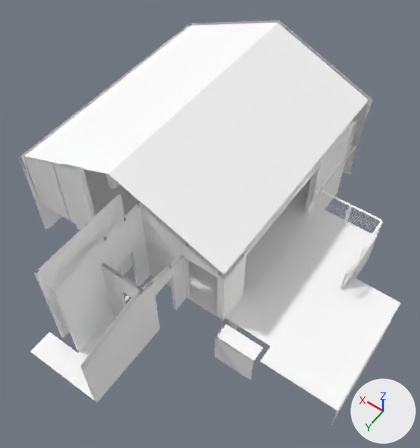
Renders of the glTF model tour/bim2/scene.opt-OS-REMODEL-open4k.glb from each side of a commit.
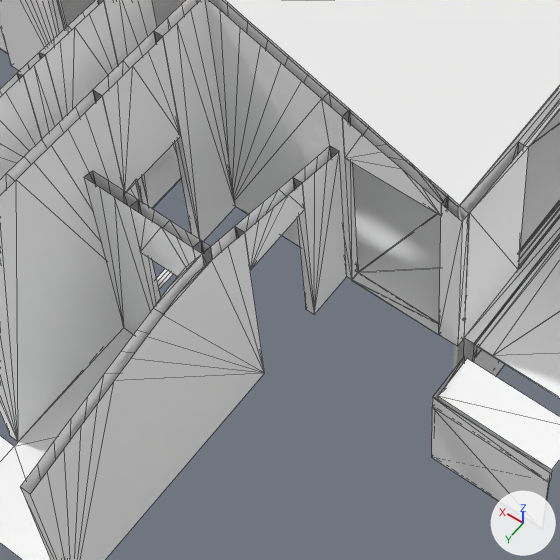
Each version is shown whole from a camera (50 mm lens) standing at (-12.0, 20.4, 55.1) and looking at (11.5, -12.5, 3.5), then close up on the part from 18% to 61% of the width and 46% to 87% of the height. Every picture has the same lights, and +X, +Y and +Z are marked at lower right. The last two pictures show the newer version. The close-ups show mesh edges as thin lines. Vertices at exactly the same position are counted once.

The older version as bpy lines, for what is in view:
```python
me_floors_l1_tile_woodlook_tan = bpy.data.meshes.new('floors|L1|tile-woodlook-tan')
me_floors_l1_tile_woodlook_tan.from_pydata([(14.32, 6.79, 0.01), (9.59, 9.53, 0.01), (9.59, 1.29, 0.01), (14.32, 9.53, 0.01), (18.42, 6.79, 0.01), (18.42, 9.53, 0.01), (14.32, 1.29, 0.01)], [], [(0, 1, 2), (3, 4, 5), (2, 6, 0), (0, 4, 3), (3, 1, 0)])
me_floors_l1_tile_woodlook_tan.materials.append(mat_tile_woodlook_tan)  # white #ffffff
me_openings_l1_door_panel_field = bpy.data.meshes.new('openings|L1|door-panel-field')
me_openings_l1_door_panel_field.from_pydata(...)  # 24 vertices, 30 faces; spans x 16.82..19.66, y -2.93..6.05, z 0.04..6.74
me_openings_l1_door_panel_field.materials.append(mat_door_panel_field)  # white #ffffff
me_walls_l1_paint_int_flat_paint_bm_1472_silver_chain = bpy.data.meshes.new('walls|L1|paint-int-flat#PAINT-BM-1472-SILVER-CHAIN')
me_walls_l1_paint_int_flat_paint_bm_1472_silver_chain.from_pydata(...)  # 426 vertices, 486 faces; spans x 4.4..32.3, y -36.8..9.5, z -5.2..13.6
me_walls_l1_paint_int_flat_paint_bm_1472_silver_chain.materials.append(mat_paint_int_flat_paint_bm_1472_silver_chain)  # white #ffffff
ob_floors_l1_tile_woodlook_tan = bpy.data.objects.new('floors|L1|tile-woodlook-tan', me_floors_l1_tile_woodlook_tan)
ob_floors_l1_tile_woodlook_tan.location = (0.0, 0.0, 0.0)
ob_openings_l1_door_panel_field = bpy.data.objects.new('openings|L1|door-panel-field', me_openings_l1_door_panel_field)
ob_openings_l1_door_panel_field.location = (0.0, 0.0, 0.0)
ob_walls_l1_paint_int_flat_paint_bm_1472_silver_chain = bpy.data.objects.new('walls|L1|paint-int-flat#PAINT-BM-1472-SILVER-CHAIN', me_walls_l1_paint_int_flat_paint_bm_1472_silver_chain)
ob_walls_l1_paint_int_flat_paint_bm_1472_silver_chain.location = (0.0, 0.0, 0.0)
# also in view: 'walls|L1|hardie-lap#paint-ext-body' at (18.4, -20.9, 3.5); 'floors|L1|oak-red-lauzon-vela' at (18.2, -15.0, 0.0); 'site|L1|deck-composite-grey' at (-2.8, -13.7, -0.4); 'site|L1|deck-skirt' at (-2.8, -13.7, -2.4); 'ceilings|L1|gwb-l5#paint-ceiling-flat' at (18.4, -20.9, 10.8)
```
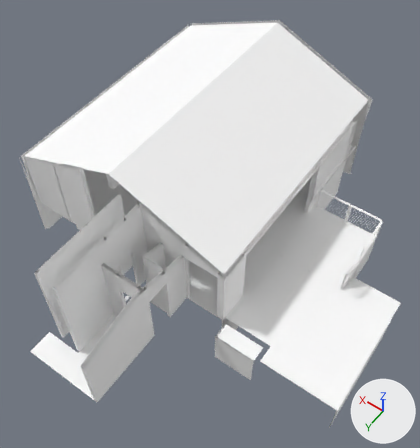
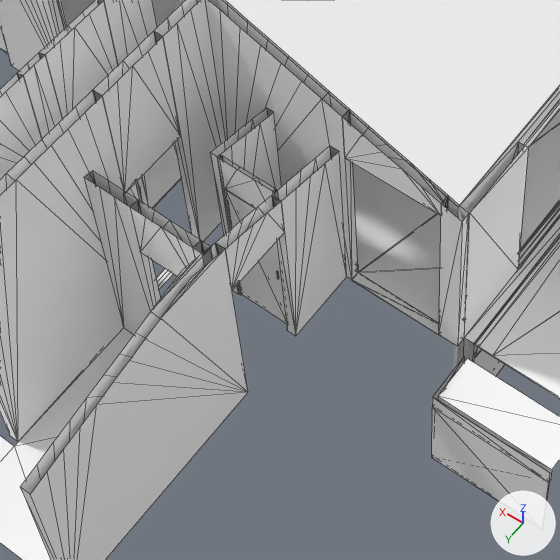
The edits, one by one:
me_openings_l1_door_panel_field is used by ob_openings_l1_door_panel_field; location (0.0, 0.0, 0.0).
me_openings_l1_door_panel_field had 24 vertices, 30 faces and spanned x 16.82..19.66, y -2.93..6.05, z 0.04..6.74.
me_openings_l1_door_panel_field now has 32 vertices, 40 faces and spans x 9.68..19.66, y -2.93..6.05, z 0.04..6.75.
me_openings_l1_door_panel_field part 1: the loose piece of 8 vertices spanning x 17.08..19.66, y -2.93..-2.85, z 0.04..6.74 is copied, and the copy is scaled about its middle by (0.826, 0.875, 1), then moved by (-7.62, 0.71, 0.01); it spans x 9.68..11.81, y -2.21..-2.14, z 0.04..6.75.
me_walls_l1_paint_int_flat_paint_bm_1472_silver_chain is used by ob_walls_l1_paint_int_flat_paint_bm_1472_silver_chain; location (0.0, 0.0, 0.0).
me_walls_l1_paint_int_flat_paint_bm_1472_silver_chain had 426 vertices, 486 faces and spanned x 4.4..32.3, y -36.8..9.5, z -5.2..13.6.
me_walls_l1_paint_int_flat_paint_bm_1472_silver_chain now has 462 vertices, 530 faces and spans x 4.4..32.3, y -36.8..9.5, z -5.2..13.6.
me_walls_l1_paint_int_flat_paint_bm_1472_silver_chain part 2: a new loose piece of 36 vertices spanning x 9.6..12.2, y -4.9..-2.1, z 0.0..8.5, in mat_paint_int_flat_paint_bm_1472_silver_chain (white #ffffff).
Part 3, on me_walls_l1_paint_int_flat_paint_bm_1472_silver_chain:
40 vertices are removed from x 9.2..9.6, y -4.3..6.5, z 0.0..9.6.
52 faces are deleted.
22 vertices are added at x 9.2..9.6, y -3.4..5.9, z 0.0..9.6.
6 new vertices lie (0.4, 0.0, 0.0) away from vertices in x 9.2, y -2.0..0.7, z 0.0..9.3.
6 new vertices lie (0.0, 0.7, 0.2) away from vertices in x 9.2..9.6, y -4.9..0.7, z 7.8..9.3.
6 new vertices lie (0.0, 0.7, -0.2) away from vertices in x 9.2..9.6, y 2.9..5.9, z 8.8..9.5.
52 new faces join them.

Boxes (x1, y1, x2, y2) around the edits, measured in the close-ups (560 x 560 px; the box of a moved part takes in the faces that stretch with it):
'openings|L1|door-panel-field', reshaped (mostly hidden before)
    before: (127, 181, 142, 202)
    after: (127, 181, 287, 324)
part 1 of me_openings_l1_door_panel_field, added
    after: (225, 190, 287, 324)
part 2 of me_walls_l1_paint_int_flat_paint_bm_1472_silver_chain, added
    after: (210, 108, 282, 295)
part 3 of me_walls_l1_paint_int_flat_paint_bm_1472_silver_chain, moved or reshaped
    both: (70, 146, 347, 560)
